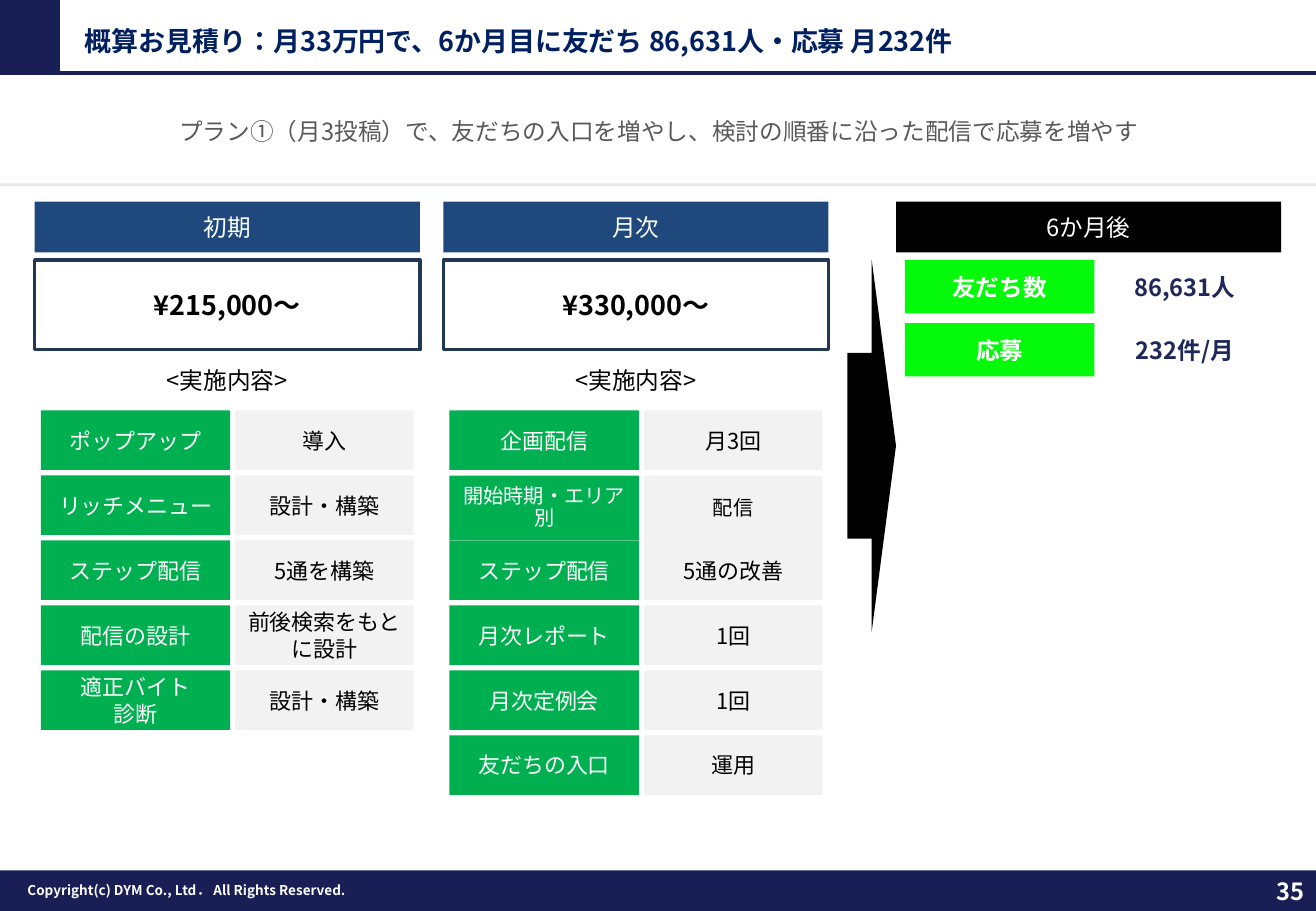
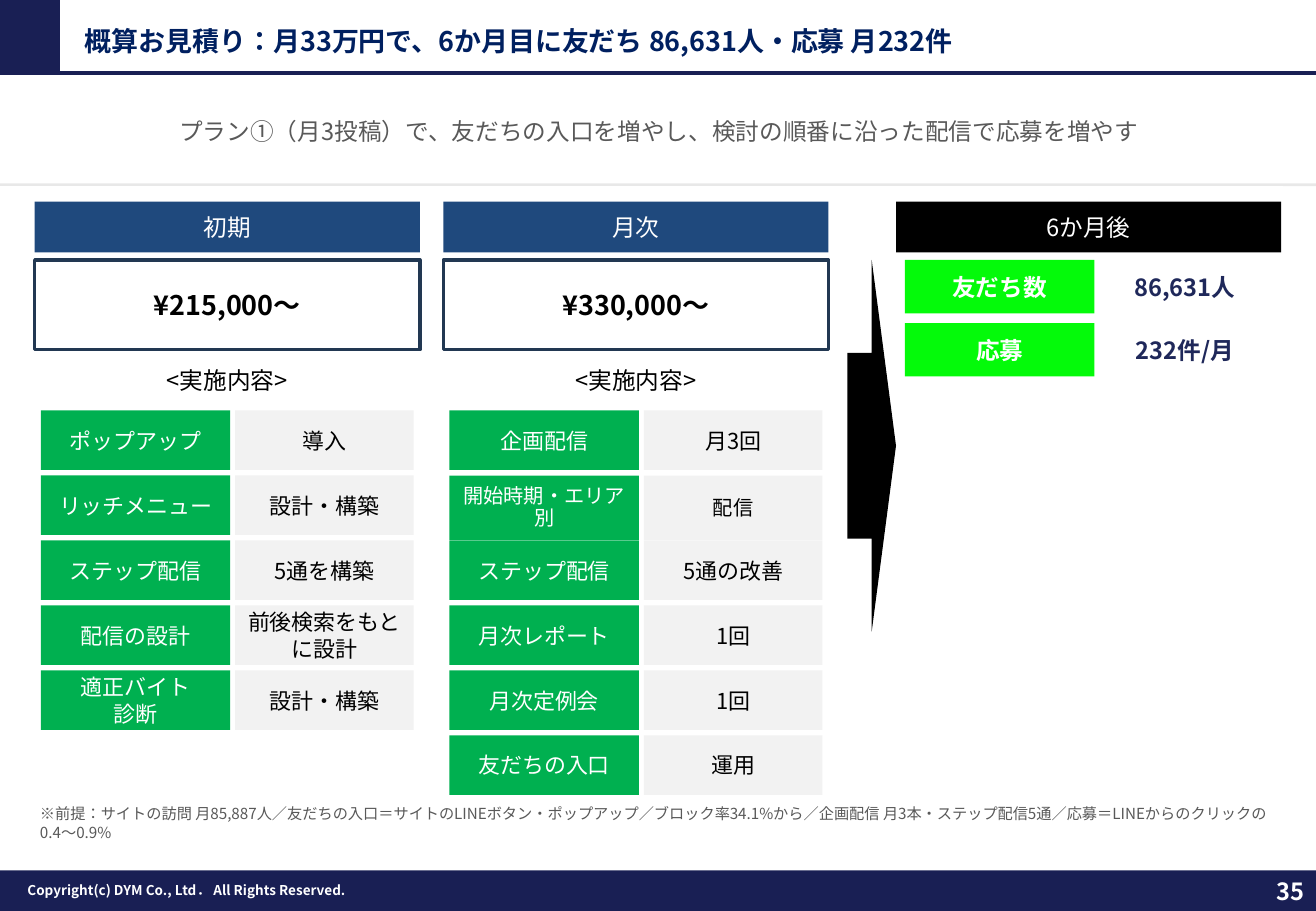
Before and after one commit to tonomura-r-dev/folder, a slide deck: slide 35 of 202610_株式会社ワクトリ御中_LINE公式アカウント運用のご提案_v4.pptx. Drawn at 1316x911 pixels with LibreOffice and Linux fonts; fonts in the diff are those of the drawing; background and template pictures are left out. Boxes give left, top, right and bottom in pixels: in the first picture for what was removed or moved away, otherwise in the second. Text is boxed around its words. In the diff, an @@ line names an element or a change of style, - is before the commit and + after.

```diff
--- a/202610_株式会社ワクトリ御中_LINE公式アカウント運用のご提案_v4.pptx
+++ b/202610_株式会社ワクトリ御中_LINE公式アカウント運用のご提案_v4.pptx
@@ text added at [40,806,1267,838], 9 pt, text #595959 @@
+※前提：サイトの訪問 月85,887人／友だちの入口＝サイトのLINEボタン・ポップアップ／ブロック率34.1%から／企画配信 月3本・ステップ配信5通／応募＝LINEからのクリックの0.4〜0.9%
```
Also in this commit, not shown: 4 other slides changed, 6 other files.
